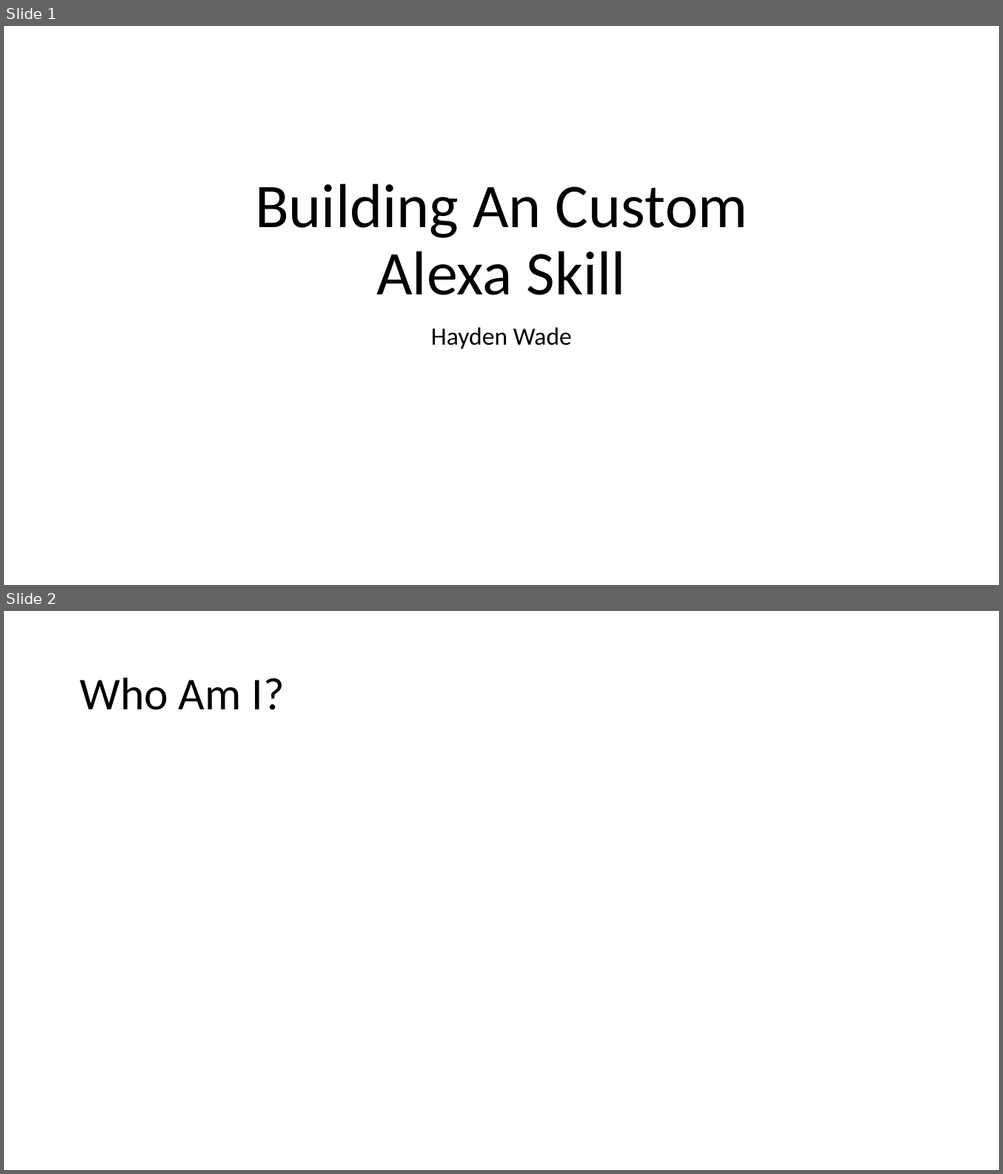
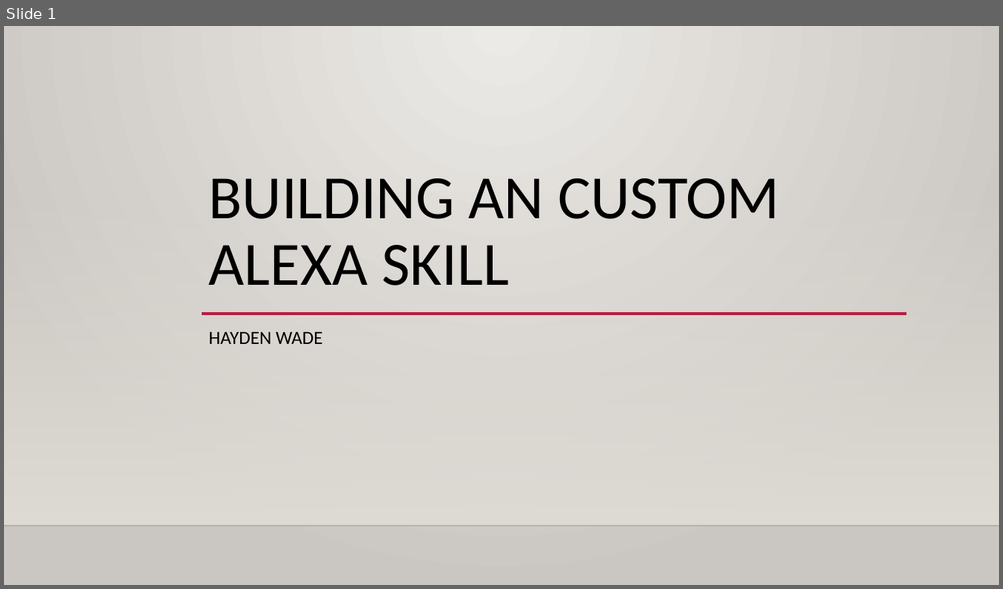
Before and after one commit to haydenwade/speaking-st-cloud-alexa-nodejs-public-apis, a slide deck: Building An Custom.pptx. Shown one above the other, each under a label of ours: slides 1 and 2 before the commit, slide 1 after it. The pictures are 1003x1174 and 1003x589 pixels, drawn with LibreOffice and Linux fonts; fonts in the diff are those of the drawing; background and template pictures are left out. Boxes give left, top, right and bottom in pixels: in the first picture for what was removed or moved away, otherwise in the second. Text is boxed around its words. In the diff, an @@ line names an element or a change of style, - is before the commit and + after.

```diff
--- a/Building An Custom.pptx
+++ b/Building An Custom.pptx
@@ slide 2 removed at (x1=4, y1=611, x2=999, y2=1170), background #FFFFFF @@
@@ title removed at (x1=79, y1=678, x2=284, y2=710) @@
-Who Am I?
@@ slide 1 changed as well @@
@@ background #FFFFFF to gradient #ECEAE7 to #CAC7C1 @@
@@ title at (x1=209, y1=178, x2=780, y2=286): text changed; size 60 to 59.4 pt @@
-Building An Custom
-Alexa Skill
+BUILDING AN CUSTOM
+ALEXA SKILL
@@ rectangle added at (x1=4, y1=191, x2=999, y2=526), fill gradient #DFDBD5 @@
@@ line added from (201, 314) to (906, 314), #B71E42 2.5 pt @@
@@ subtitle at (x1=209, y1=332, x2=323, y2=344): text changed; size 24 to 18 pt @@
-Hayden Wade
+HAYDEN WADE
@@ line added from (4, 526) to (999, 526), #000001 1 pt @@
```
Also in this commit, not shown: 12 other slides changed.
